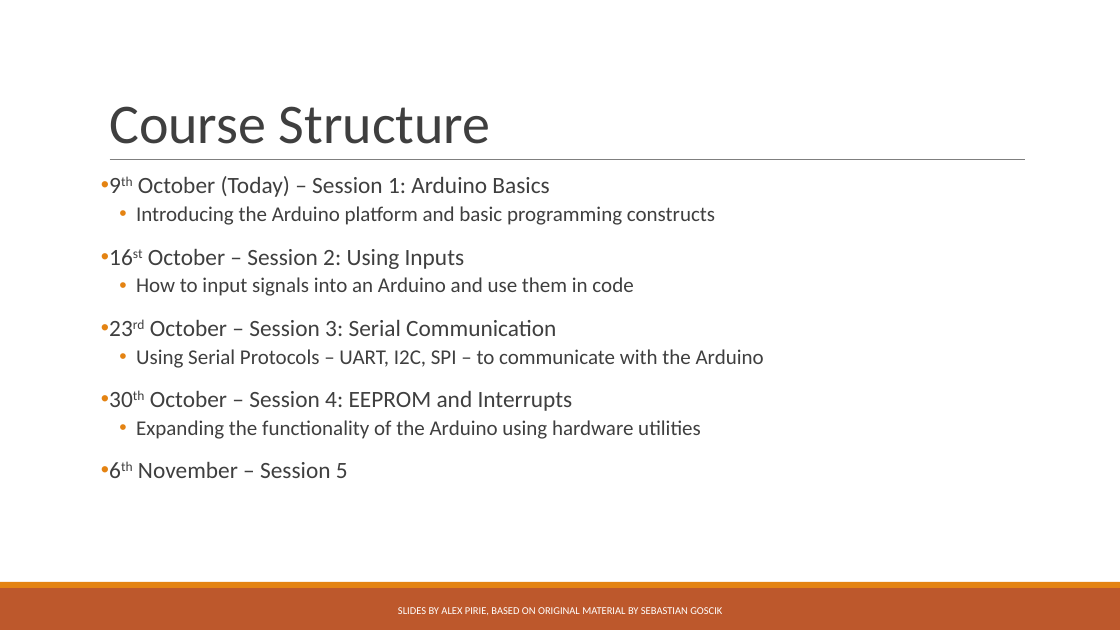
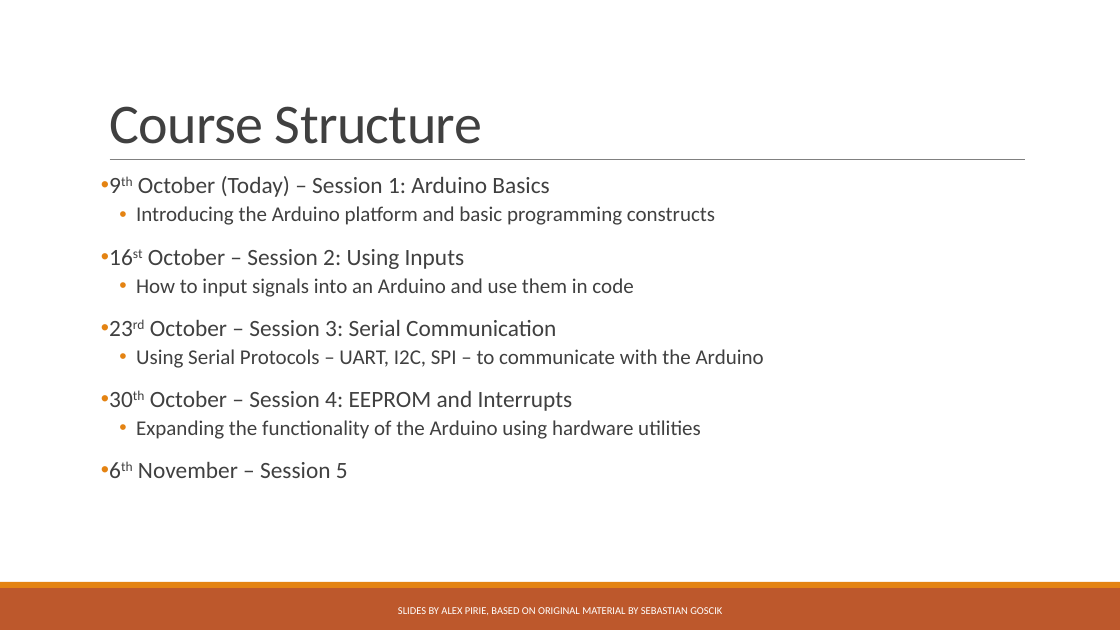
Before and after one commit to SJ-Innovation/SurreyEARS_ArduinoCourse_2018, a slide deck: slide 2 of Lecture 1 - Arduino Basics.pptx. Drawn at 1120x630 pixels with LibreOffice and Linux fonts; fonts in the diff are those of the drawing. Boxes give left, top, right and bottom in pixels: in the first picture for what was removed or moved away, otherwise in the second. Text is boxed around its words. In the diff, an @@ line names an element or a change of style, - is before the commit and + after.

```diff
--- a/Lecture 1 - Arduino Basics.pptx
+++ b/Lecture 1 - Arduino Basics.pptx
@@ title "Course Structure" at (x1=109, y1=106, x2=482, y2=144): text colour #3F3F3F to #404040, letter spacing 0 to -0.5 pt @@
```
Also in this commit, not shown: 22 other slides changed, 9 other files.
